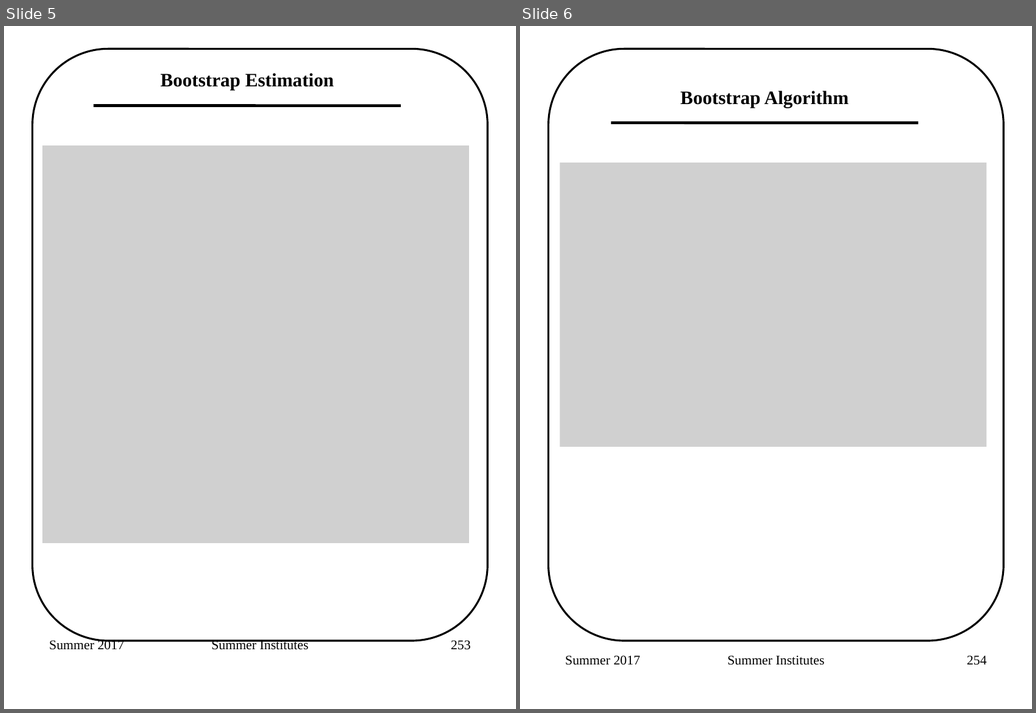
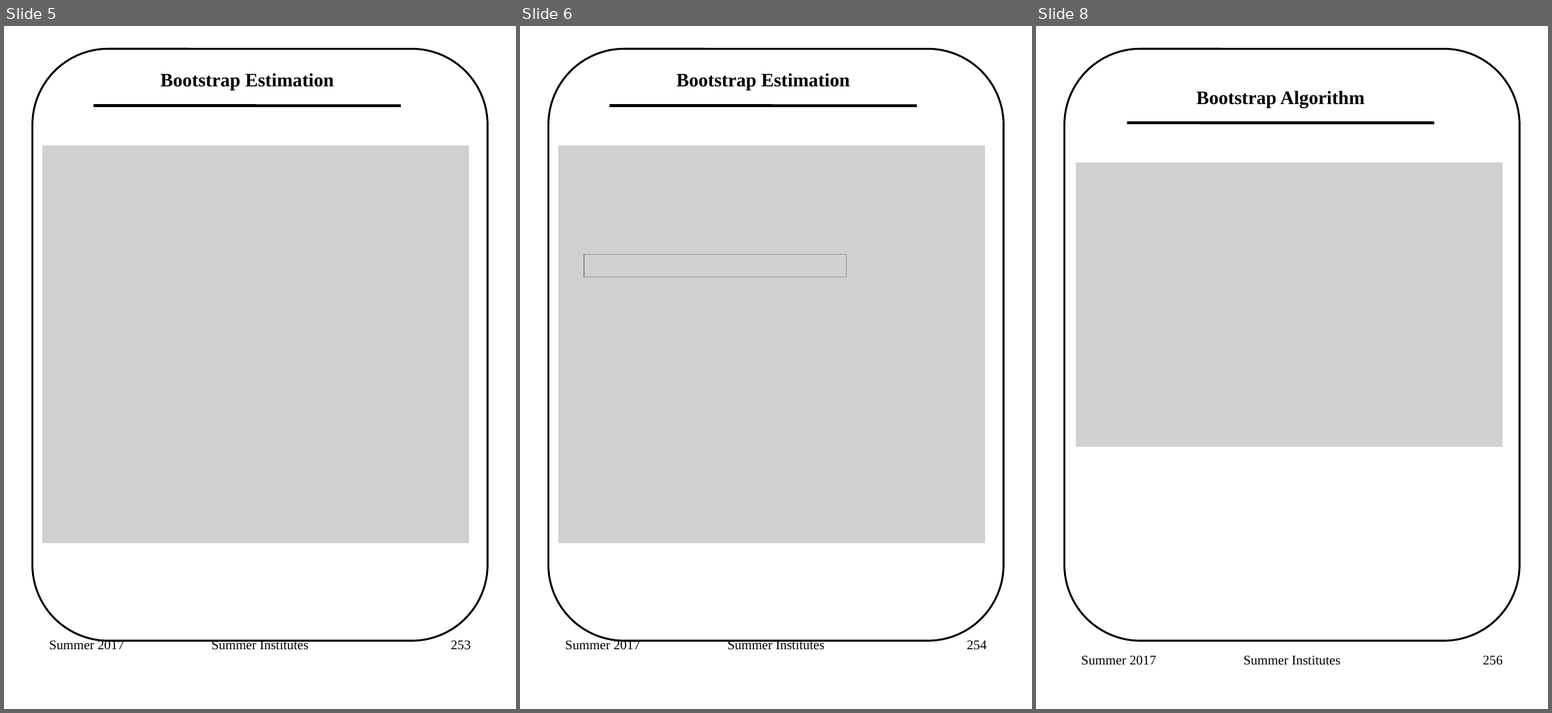
Before and after one commit to adw96/summer-institutes, a slide deck: 2018_sisg_1_9.pptx. Shown side by side, each under a label of ours: slides 5 and 6 before the commit, slides 5, 6 and 8 after it; the slides between them are not shown. The pictures are 1036x713 and 1552x713 pixels, drawn with LibreOffice and Linux fonts; fonts in the diff are those of the drawing; grey boxes stand for pictures. Boxes give left, top, right and bottom in pixels: in the first picture for what was removed or moved away, otherwise in the second. Text is boxed around its words. In the diff, an @@ line names an element or a change of style, - is before the commit and + after.

```diff
--- a/2018_sisg_1_9.pptx
+++ b/2018_sisg_1_9.pptx
@@ slide 6 added at bbox=[520, 26, 1032, 709], background #FFFFFF; not listed: 1 template element that a slide beside it also shows @@
@@ text added at bbox=[677, 73, 850, 90], 20 pt, text #000000, bold @@
+Bootstrap Estimation
@@ line added from (610, 106) to (917, 106), #000000 3 pt @@
@@ picture added at bbox=[558, 146, 985, 543] @@
@@ picture added at bbox=[584, 255, 847, 277] @@
@@ text added at bbox=[565, 640, 641, 650], 14 pt, text #000000 @@
+Summer 2017
@@ text added at bbox=[727, 640, 825, 650], 14 pt, text #000000 @@
+Summer Institutes
@@ page number added at bbox=[967, 640, 987, 650], 14 pt, text #000000 @@
+254
@@ what was slide 6 is now slide 8 @@
@@ page number at bbox=[1483, 656, 1503, 665]: text changed @@
-254
+256
```
Also in this commit, not shown: 2 other slides added, 1 other file.
